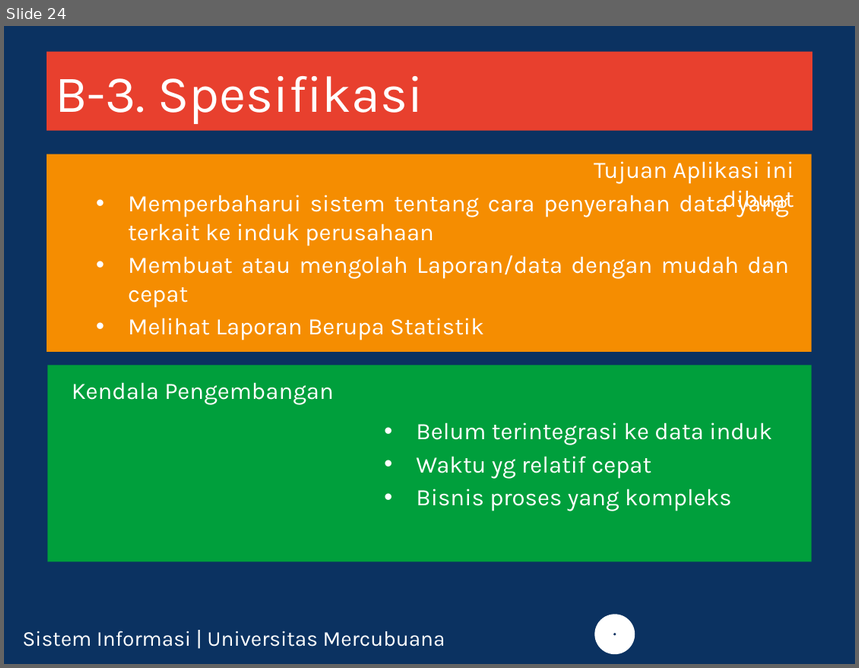
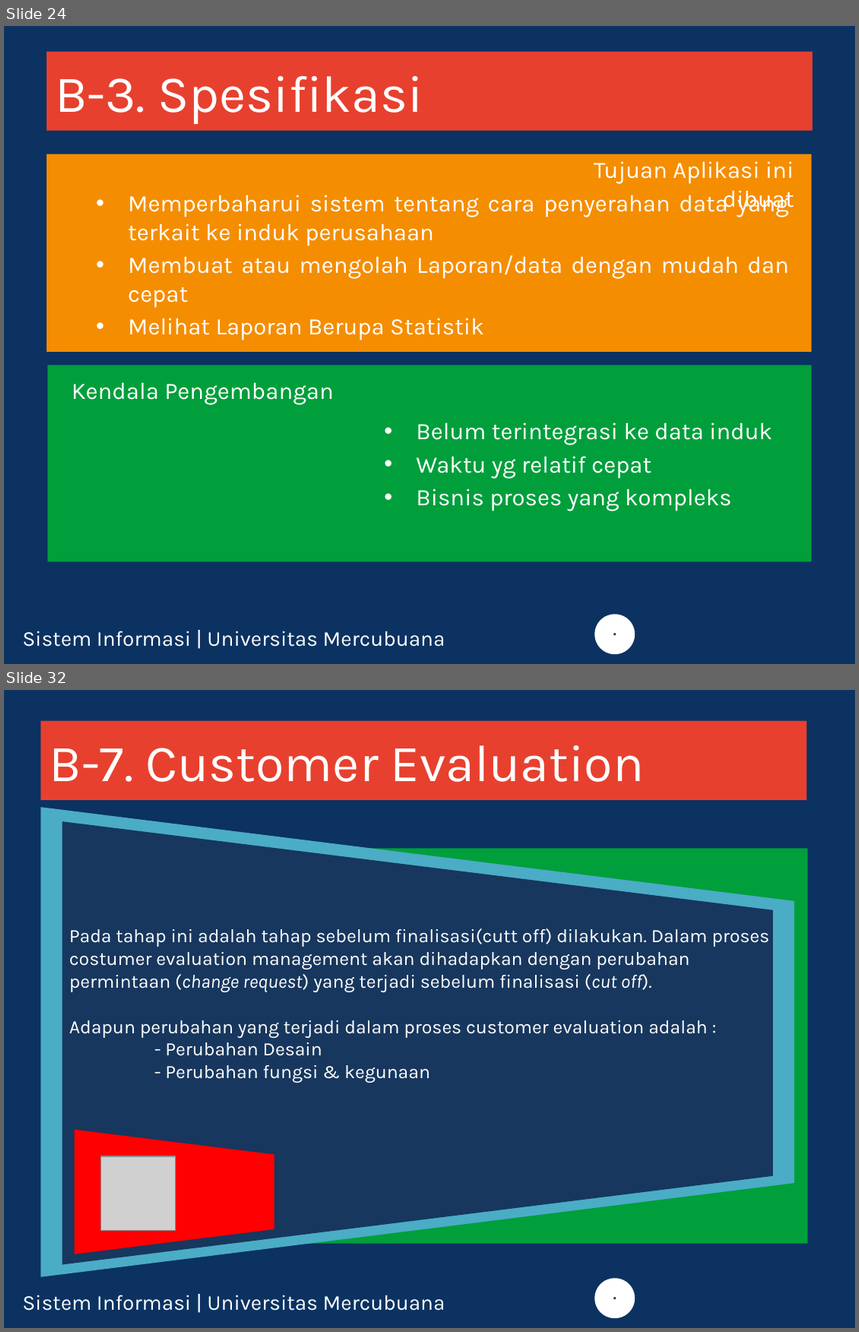
Before and after one commit to feldy/pgn, a slide deck: doc/ppt_new/final-ppt.pptx. Shown one above the other, each under a label of ours: slide 24 before the commit, slides 24 and 32 after it; the slides between them are not shown. The pictures are 859x668 and 859x1332 pixels, drawn with LibreOffice and Linux fonts; fonts in the diff are those of the drawing; grey boxes stand for pictures; background and template pictures are left out. Boxes give left, top, right and bottom in pixels: in the first picture for what was removed or moved away, otherwise in the second. Text is boxed around its words. In the diff, an @@ line names an element or a change of style, - is before the commit and + after.

```diff
--- a/doc/ppt_new/final-ppt.pptx
+++ b/doc/ppt_new/final-ppt.pptx
@@ slide 32 added at [4,690,855,1328], background #0B3261; not listed: 2 template elements that a slide beside it also shows @@
@@ title added at [40,720,807,799], fill #E8402E, 44 pt, text #FFFFFF @@
+B-7. Customer Evaluation
@@ flow chart manual operation added at [41,807,794,1277], fill #4BACC6 @@
@@ flow chart manual operation added at [63,821,773,1265], fill #17375E @@
@@ rectangle added at [171,848,807,1244], fill #009F3C @@
@@ text added at [69,929,770,1083], 16 pt, text #FFFFFF @@
+Pada tahap ini adalah tahap sebelum finalisasi(cutt off) dilakukan. Dalam proses costumer evaluation management akan dihadapkan dengan perubahan permintaan (change request) yang terjadi sebelum finalisasi (cut off).
+Adapun perubahan yang terjadi dalam proses customer evaluation adalah :
+- Perubahan Desain
+- Perubahan fungsi & kegunaan
@@ flow chart manual operation added at [75,1130,275,1255], fill #FF0000 @@
@@ picture added at [101,1157,175,1230] @@
```
Also in this commit, not shown: 2 slides changed, 10 other slides added, 3 other files.
